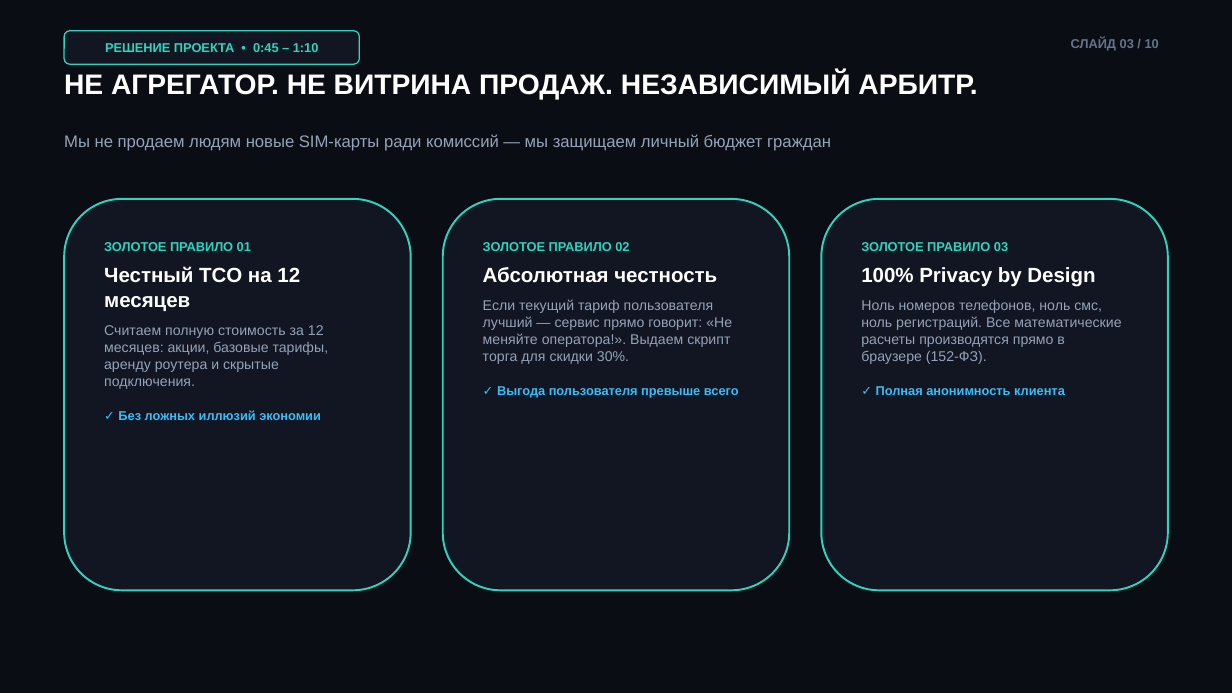
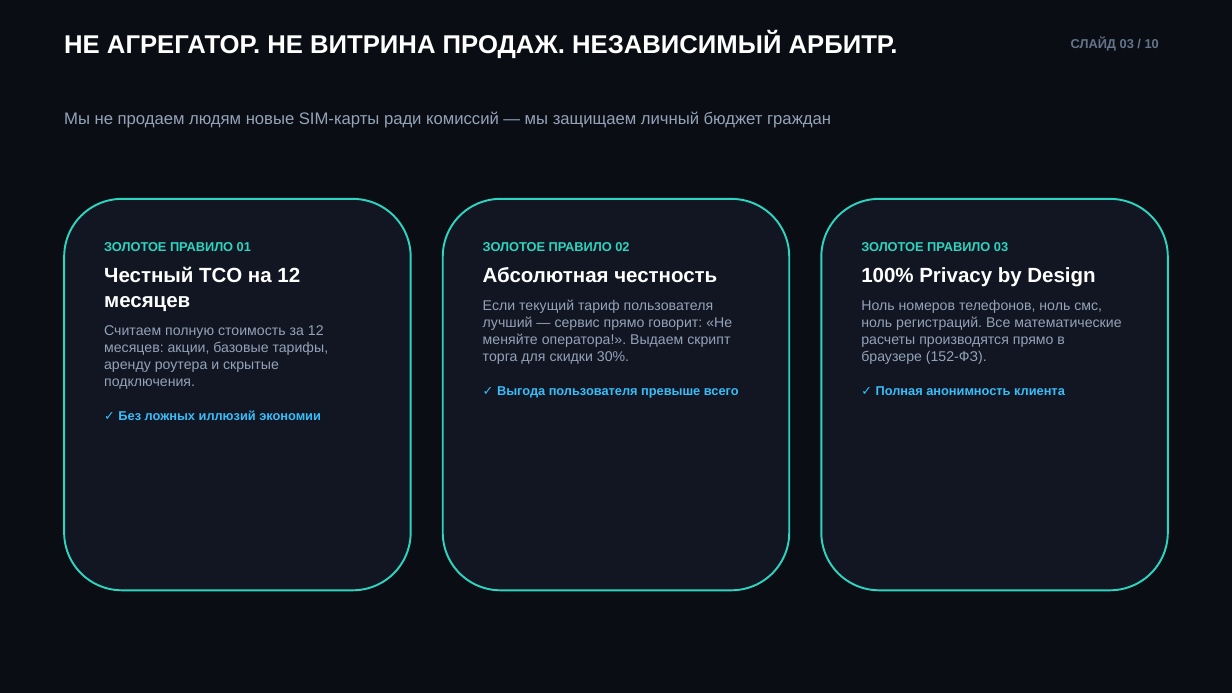
Before and after one commit to artboi5436-svg/nepereplachivay, a slide deck: slide 3 of competition_pitch.pptx. Drawn at 1232x693 pixels with LibreOffice and Linux fonts; fonts in the diff are those of the drawing. Boxes give left, top, right and bottom in pixels: in the first picture for what was removed or moved away, otherwise in the second. Text is boxed around its words. In the diff, an @@ line names an element or a change of style, - is before the commit and + after.

```diff
--- a/competition_pitch.pptx
+++ b/competition_pitch.pptx
@@ text "НЕ АГРЕГАТОР. НЕ ВИТРИНА ПРОДАЖ. ...": place and size @@
-text "НЕ АГРЕГАТОР. НЕ ВИТРИНА ПРОДАЖ. ..." at (64,72,977,100)
+text "НЕ АГРЕГАТОР. НЕ ВИТРИНА ПРОДАЖ. ..." at (64,33,898,58)
@@ text "НЕ АГРЕГАТОР. НЕ ВИТРИНА ПРОДАЖ. ..." at (64,33,898,58): size 22 to 20 pt @@
@@ rounded rectangle removed at (64,30,359,64) @@
-РЕШЕНИЕ ПРОЕКТА • 0:45 – 1:10
@@ text "Мы не продаем людям новые ...": place and size @@
-text "Мы не продаем людям новые ..." at (64,134,831,151)
+text "Мы не продаем людям новые ..." at (64,111,831,128)
```
Also in this commit, not shown: 9 other slides changed, 14 other files.
